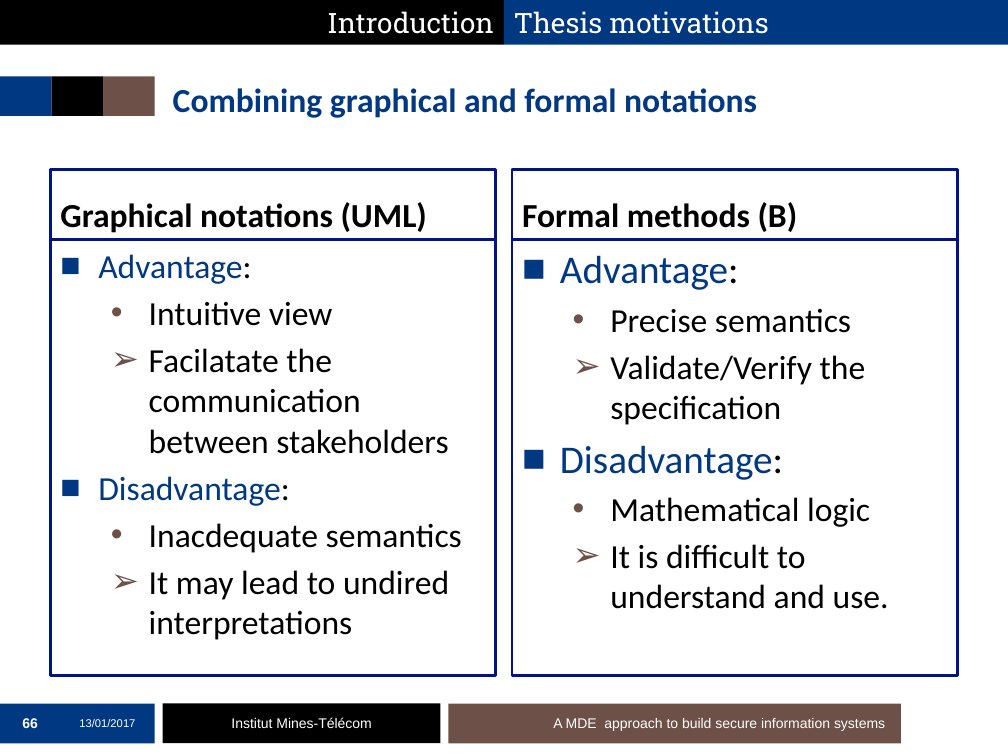
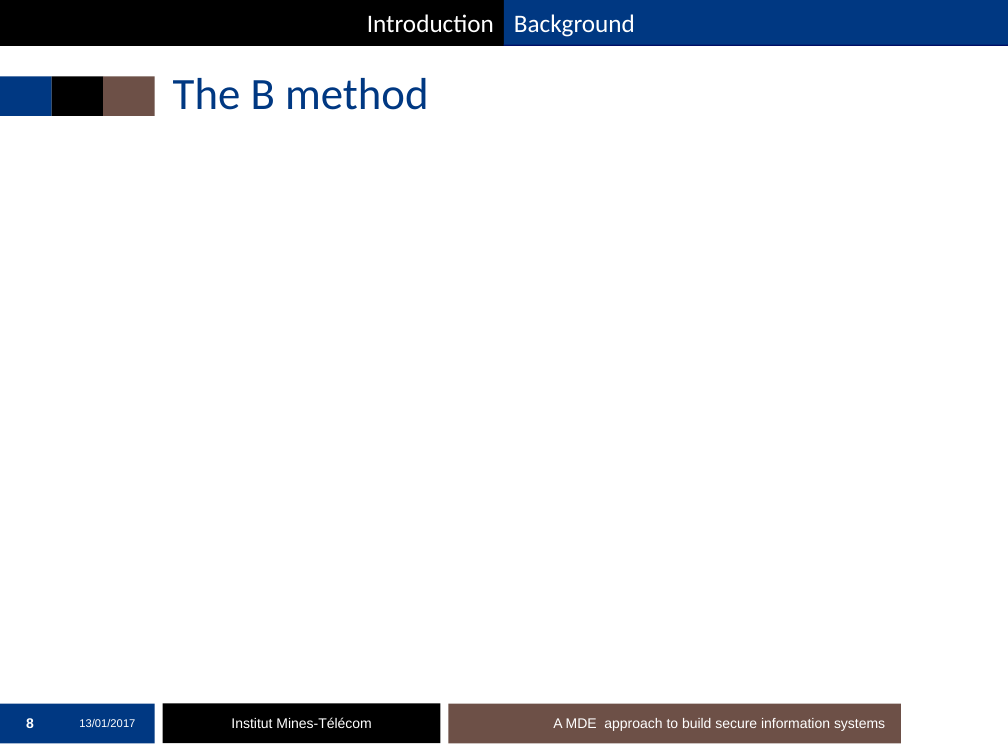
Before and after one commit to mai-ng/phdDefense, a slide deck: slide 8 of slides/presentation-defense.pptx (slide 66 before the commit). Drawn at 1008x756 pixels with LibreOffice and Linux fonts; fonts in the diff are those of the drawing; background and template pictures are left out. Boxes give left, top, right and bottom in pixels: in the first picture for what was removed or moved away, otherwise in the second. Text is boxed around its words. In the diff, an @@ line names an element or a change of style, - is before the commit and + after.

```diff
--- a/slides/presentation-defense.pptx
+++ b/slides/presentation-defense.pptx
@@ rectangle "Introduction" at (0,0,504,44): size 20 to 18 pt, font Roboto Slab to Calibri @@
@@ rectangle added at (0,0,504,44), fill #000000, outline #000000 2 pt @@
@@ rectangle added at (504,0,1008,44), fill #003882, outline #000F65 2 pt @@
@@ text in rectangle at (514,14,635,37): text changed; size 20 to 18 pt; font Roboto Slab to Calibri @@
-Thesis motivations
+Background
@@ title at (173,78,429,110): text changed; size 24 to 32 pt; bold off @@
-Combining graphical and formal notations
+The B method
@@ text removed at (50,169,496,240) @@
-Graphical notations (UML)
@@ text removed at (512,169,958,240) @@
-Formal methods (B)
@@ text removed at (50,240,496,675) @@
-■ Advantage:
-  • Intuitive view
-  ➢ Facilatate the communication between stakeholders
-■ Disadvantage:
-  • Inacdequate semantics
-  ➢ It may lead to undired interpretations
@@ text removed at (512,240,958,675) @@
-■ Advantage:
-  • Precise semantics
-  ➢ Validate/Verify the specification
-■ Disadvantage:
-  • Mathematical logic
-  ➢ It is difficult to understand and use.
@@ page number at (26,718,34,728): text changed @@
-66
+8
```
Also in this commit, not shown: 26 other slides changed, 3 slides added.
